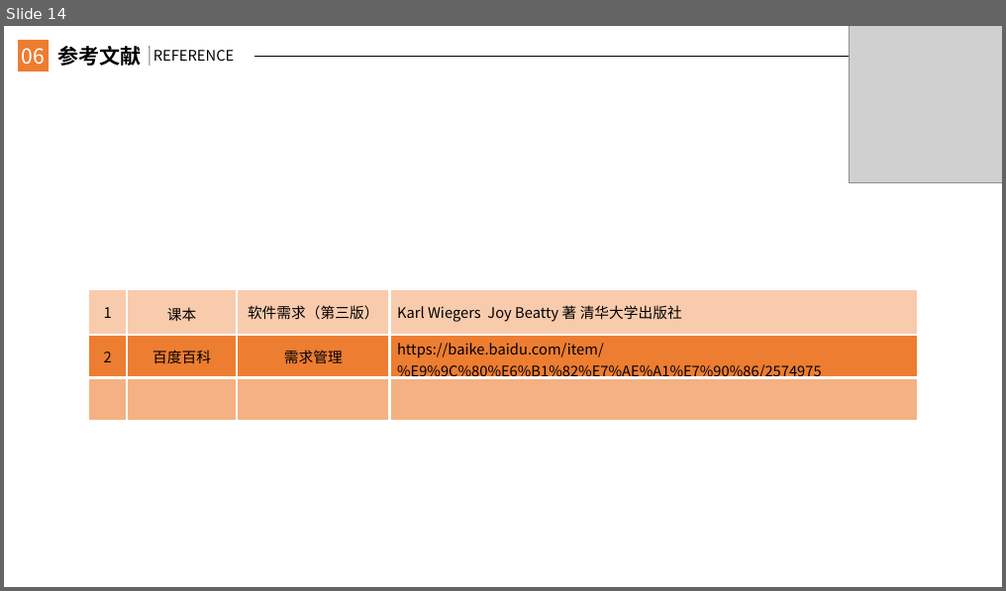
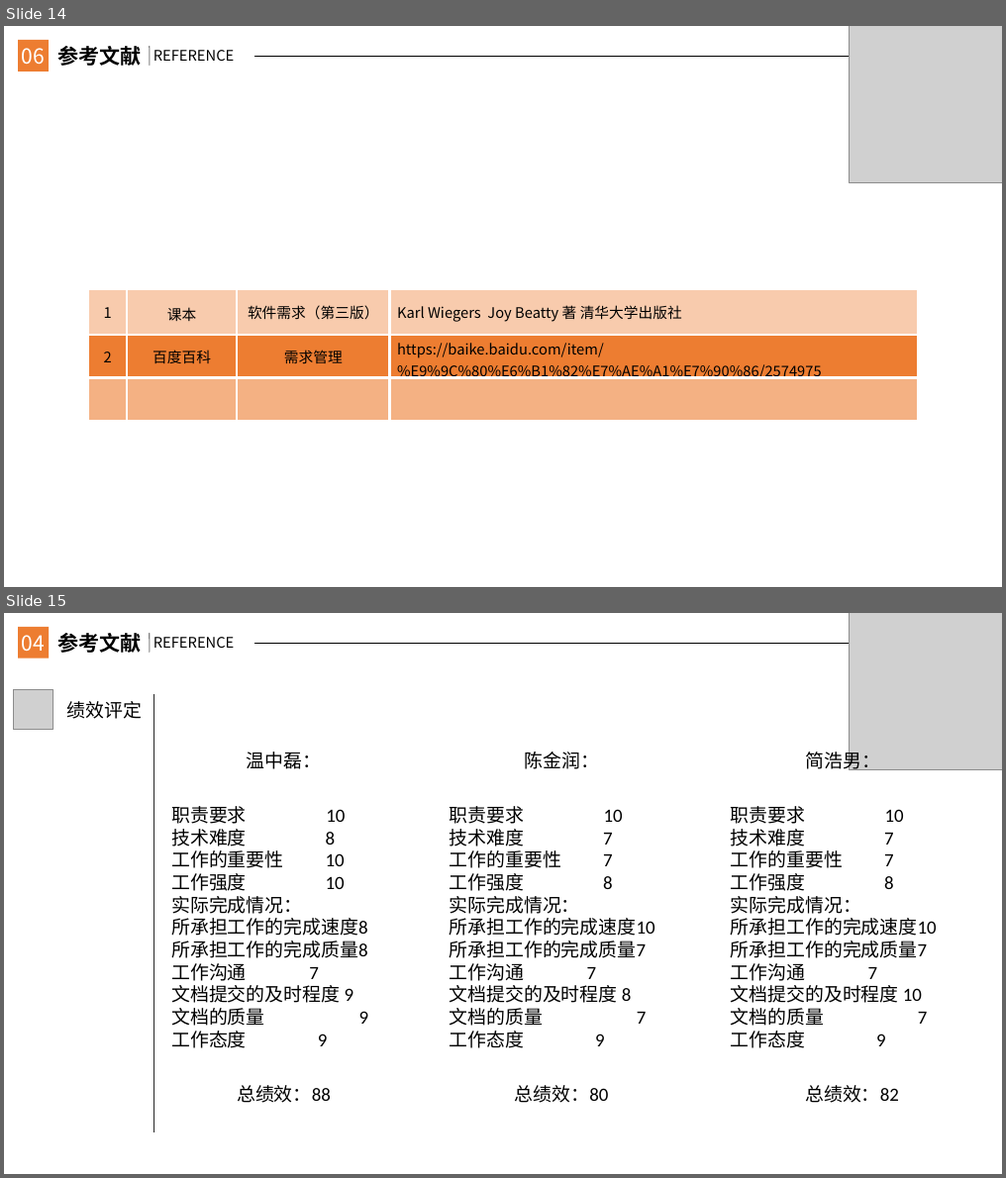
Before and after one commit to JanHonan/store, a slide deck: G2/软件工程系列课程教学辅助网站/非受控文档/楼静靓/PRD2017-G2-需求变更管理ppt.pptx. Shown one above the other, each under a label of ours: slide 14 before the commit, slides 14 and 15 after it. The pictures are 1006x591 and 1006x1178 pixels, drawn with LibreOffice and Linux fonts; fonts in the diff are those of the drawing; grey boxes stand for pictures. Boxes give left, top, right and bottom in pixels: in the first picture for what was removed or moved away, otherwise in the second. Text is boxed around its words. In the diff, an @@ line names an element or a change of style, - is before the commit and + after.

Commit message:
简浩男 2018-01-10 需求变更ppt添加了绩效评定

```diff
--- a/G2/软件工程系列课程教学辅助网站/非受控文档/楼静靓/PRD2017-G2-需求变更管理ppt.pptx
+++ b/G2/软件工程系列课程教学辅助网站/非受控文档/楼静靓/PRD2017-G2-需求变更管理ppt.pptx
@@ slide 15 added at <box>4,613,1002,1174</box>, background #FFFFFF @@
@@ rectangle added at <box>18,627,49,658</box>, fill #ED7D31 @@
@@ text added at <box>22,635,45,651</box>, 20 pt, text #FFFFFF @@
+04
@@ text added at <box>58,633,142,653</box>, 20 pt, text #000000, bold @@
+参考文献
@@ line added from (150, 633) to (150, 652), #000000 1 pt @@
@@ text added at <box>153,637,235,648</box>, 14 pt, text #000000 @@
+REFERENCE
@@ picture added at <box>848,613,1002,769</box> @@
@@ line added from (254, 643) to (988, 643), #000000 0.5 pt @@
@@ picture added at <box>13,689,54,730</box> @@
@@ text added at <box>67,701,143,719</box>, 18 pt, text #000000 @@
+绩效评定
@@ line added from (154, 694) to (154, 992), #262626 1.25 pt @@
@@ text added at <box>247,752,322,769</box>, 18 pt, text #000000 @@
+温中磊：
@@ text added at <box>524,752,599,769</box>, 18 pt, text #000000 @@
+陈金润：
@@ text added at <box>805,749,880,773</box>, 18 pt, text #000000 @@
+简浩男：
@@ text added at <box>171,806,369,1049</box>, 18 pt, text #000000 @@
+职责要求 10
+技术难度 8
+工作的重要性 10
+工作强度 10
+实际完成情况：
+所承担工作的完成速度8
+所承担工作的完成质量8
+工作沟通 7
+文档提交的及时程度 9
+文档的质量 9
+工作态度 9
@@ text added at <box>450,806,655,1049</box>, 18 pt, text #000000 @@
+职责要求 10
+技术难度 7
+工作的重要性 7
+工作强度 8
+实际完成情况：
+所承担工作的完成速度10
+所承担工作的完成质量7
+工作沟通 7
+文档提交的及时程度 8
+文档的质量 7
+工作态度 9
@@ text added at <box>731,806,937,1049</box>, 18 pt, text #000000 @@
+职责要求 10
+技术难度 7
+工作的重要性 7
+工作强度 8
+实际完成情况：
+所承担工作的完成速度10
+所承担工作的完成质量7
+工作沟通 7
+文档提交的及时程度 10
+文档的质量 7
+工作态度 9
@@ line added from (154, 836) to (154, 1133), #262626 1.25 pt @@
@@ text added at <box>237,1085,331,1103</box>, 18 pt, text #000000 @@
+总绩效：88
@@ text added at <box>515,1085,609,1103</box>, 18 pt, text #000000 @@
+总绩效：80
@@ text added at <box>805,1085,899,1103</box>, 18 pt, text #000000 @@
+总绩效：82
```
Also in this commit, not shown: 1 other slide added, 1 other file.
